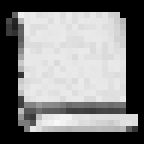
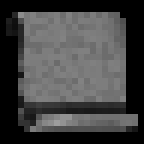
Layer changes from the first 144 x 144 image to the second:
hid "6" over [6, 12, 138, 132]
